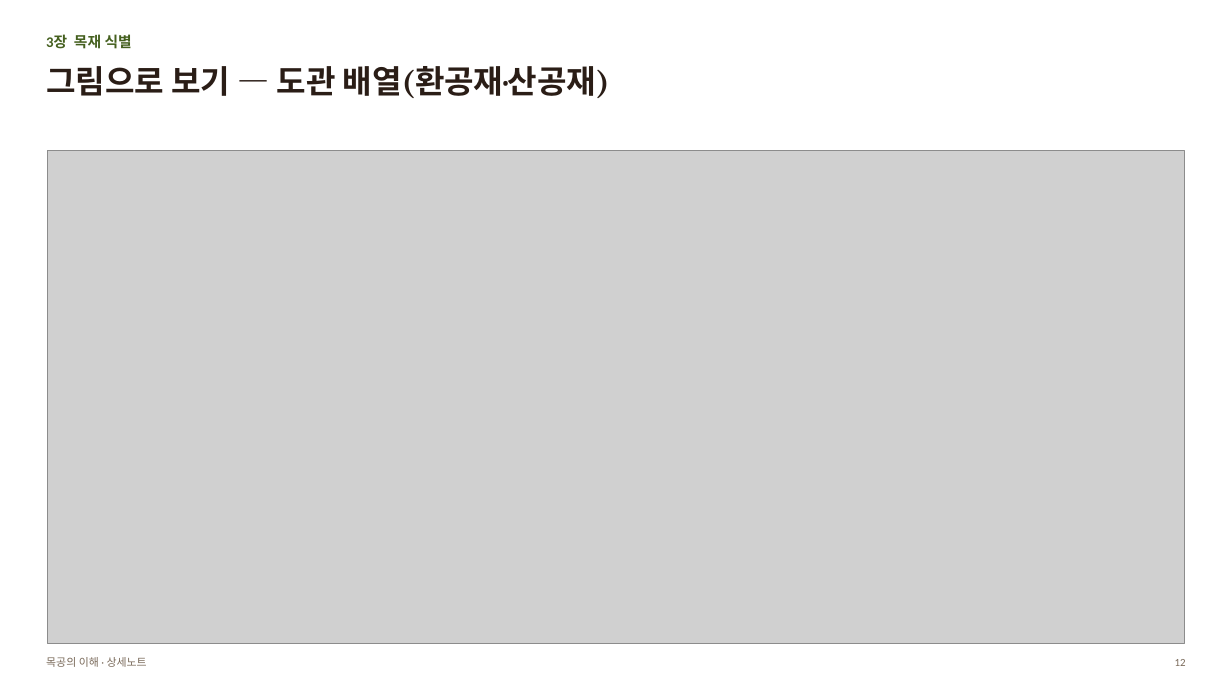
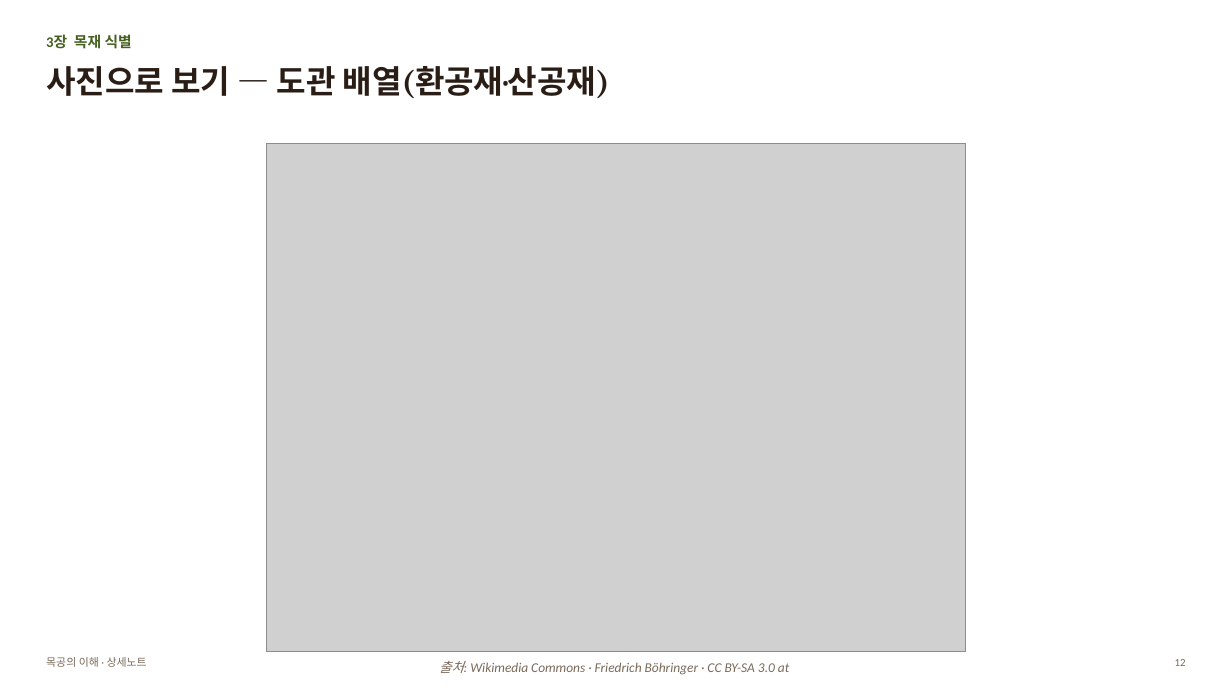
Before and after one commit to nskim4690-tech/my-workspace, a slide deck: slide 12 of 젠트리/목공방/공부방/목공의_이해/목공의_이해_상세노트.pptx. Drawn at 1232x693 pixels with LibreOffice and Linux fonts; fonts in the diff are those of the drawing; grey boxes stand for pictures. Boxes give left, top, right and bottom in pixels: in the first picture for what was removed or moved away, otherwise in the second. Text is boxed around its words. In the diff, an @@ line names an element or a change of style, - is before the commit and + after.

```diff
--- a/젠트리/목공방/공부방/목공의_이해/목공의_이해_상세노트.pptx
+++ b/젠트리/목공방/공부방/목공의_이해/목공의_이해_상세노트.pptx
@@ text at box(46, 66, 609, 98): text changed @@
-그림으로 보기 — 도관 배열(환공재·산공재)
+사진으로 보기 — 도관 배열(환공재·산공재)
@@ picture: place and size @@
-picture at box(48, 151, 1185, 644)
+picture at box(266, 143, 966, 652)
@@ text added at box(439, 661, 789, 675), 10.5 pt, text #7A6A5A, italic @@
+출처: Wikimedia Commons · Friedrich Böhringer · CC BY-SA 3.0 at
```
Also in this commit, not shown: 18 other slides changed, 1 other file.
